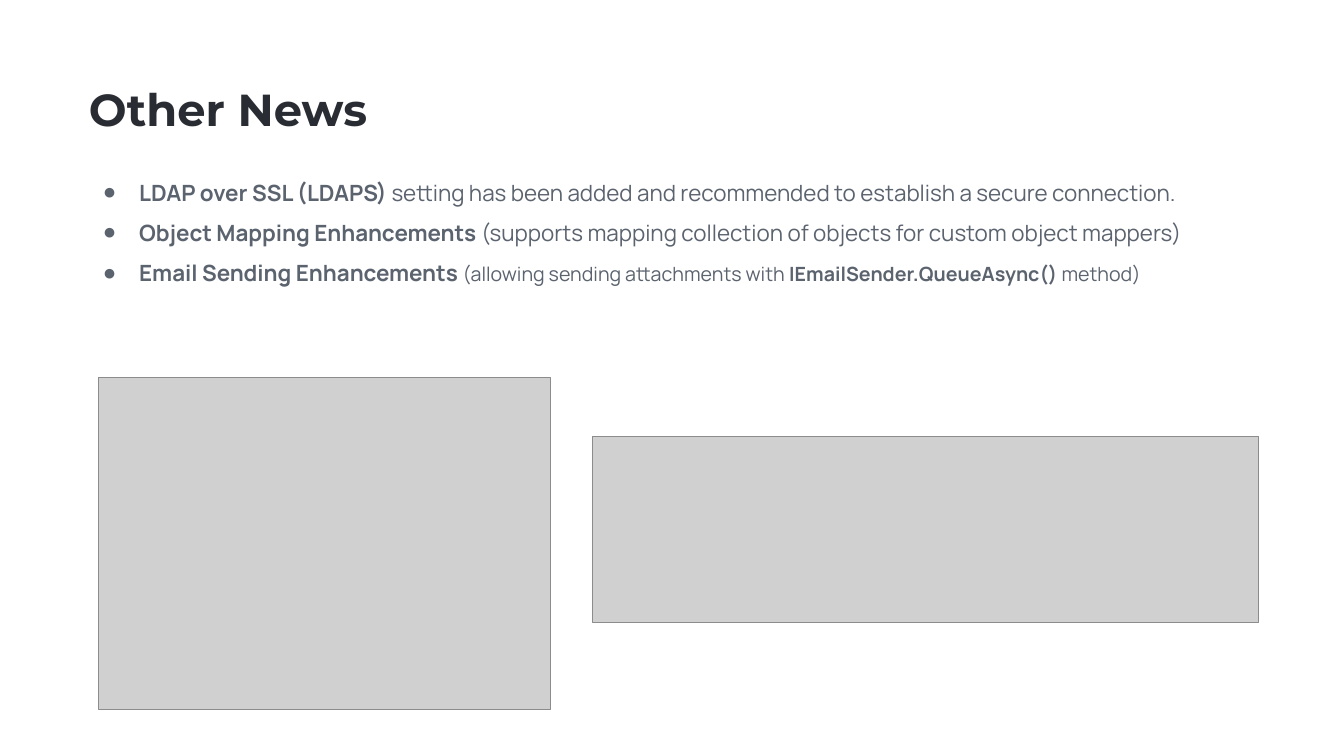
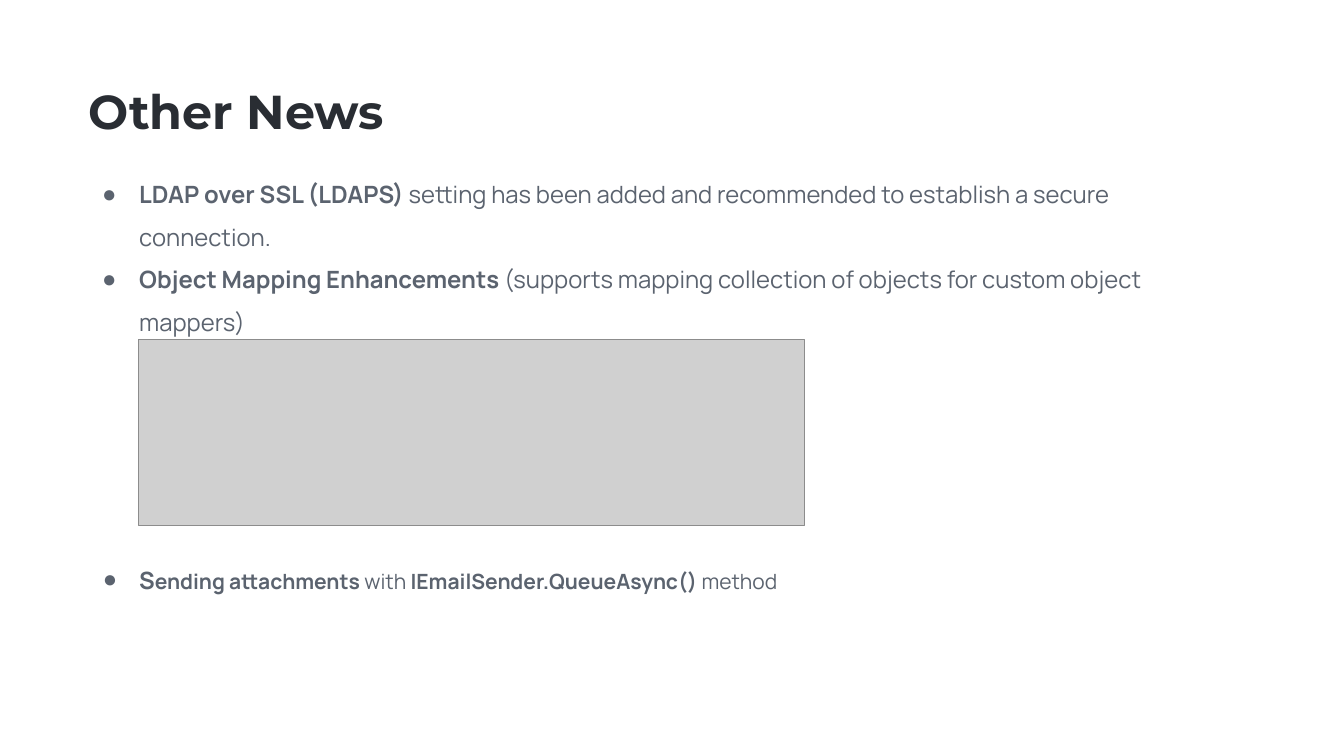
Before and after one commit to EngincanV/presentations, a slide deck: slide 10 of ABP/Community-Talks-2023.8/Community-Talks-2023.8.pptx. Drawn at 1344x756 pixels with LibreOffice and Linux fonts; fonts in the diff are those of the drawing; grey boxes stand for pictures; background and template pictures are left out. Boxes give left, top, right and bottom in pixels: in the first picture for what was removed or moved away, otherwise in the second. Text is boxed around its words. In the diff, an @@ line names an element or a change of style, - is before the commit and + after.

```diff
--- a/ABP/Community-Talks-2023.8/Community-Talks-2023.8.pptx
+++ b/ABP/Community-Talks-2023.8/Community-Talks-2023.8.pptx
@@ text "Other News" at (x1=89, y1=93, x2=384, y2=130): size 32 to 34 pt @@
@@ text at (x1=139, y1=182, x2=1141, y2=337): size 16 to 17 pt in "LDAP over SSL (LDAPS) setting has been ...", "Object Mapping Enhancements (supports mapping collection of ..."; indent changed @@
@@ picture moved from (x1=593, y1=437, x2=1259, y2=622) to (x1=138, y1=340, x2=805, y2=525) @@
@@ picture removed at (x1=99, y1=378, x2=551, y2=710) @@
@@ text at (x1=229, y1=571, x2=778, y2=594): text changed; size 14 to 15 pt @@
-● Email Sending Enhancements (allowing sending attachments with IEmailSender.QueueAsync() method)
+● Sending attachments with IEmailSender.QueueAsync() method
```
Also in this commit, not shown: 9 other slides changed, 1 slide added, 1 slide removed, 1 other file.
